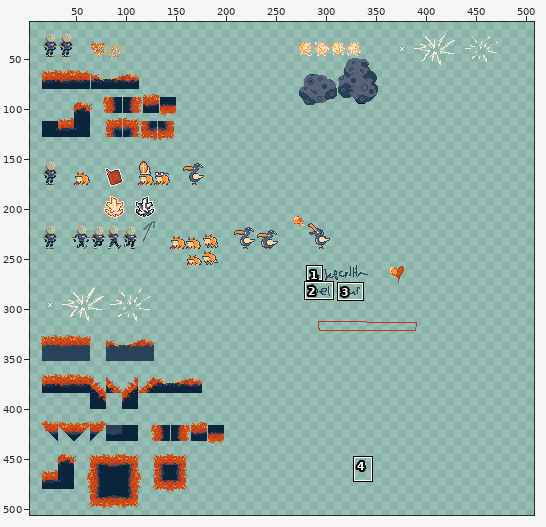
Pixel-art file: LilGuyShooter/Sprites/gamejam-art.aseprite. Above, an overview of the earlier version with the close-up marked.
Close-up. Before the edit:
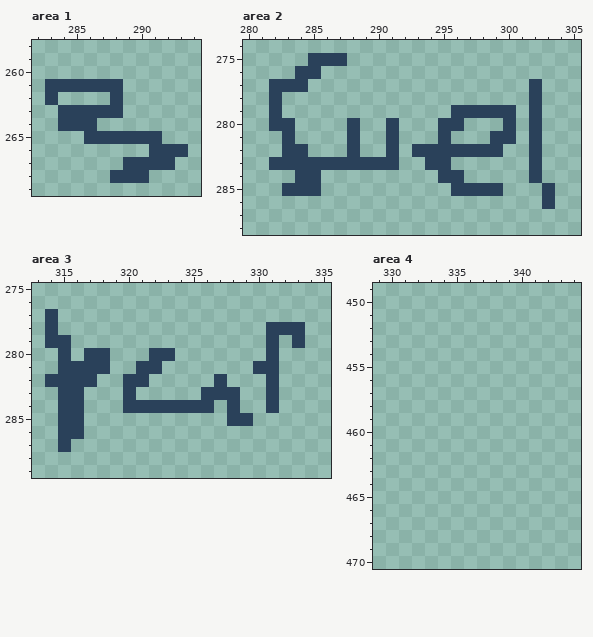
512x512 pixels, 1 frame. Shown: area 1: x 282..294, y 258..269; area 2: x 280..305, y 274..288; area 3: x 313..335, y 275..289; area 4: x 329..344, y 449..470. The wide view leaves out empty margins. The commit also changed other parts of the picture, which this record leaves out.
The same view after the edit:
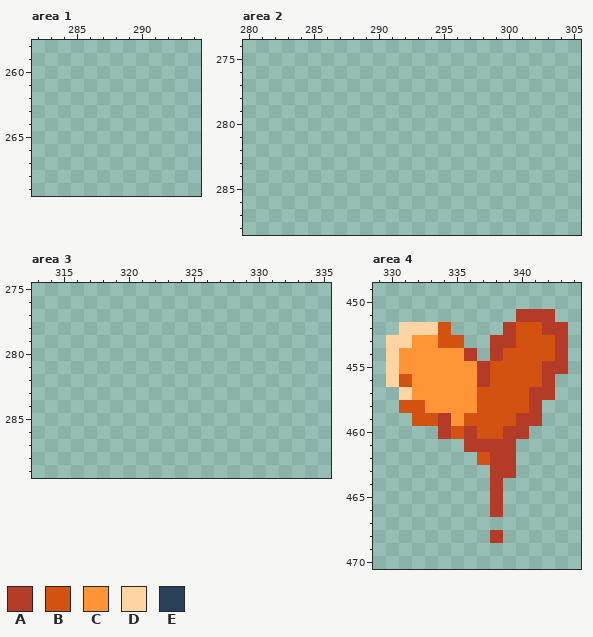
Palette (. is transparent): A #b43b28  B #d45211  C #ff9537  D #ffd4a3  E #2a415a
Diff:
layer "UI" added
--- area 1, layer "Enemies"
@@ x 282..294 @@
 260 .............
-261 .EEEEEE......
-262 .E....E......
-263 ..EEEEE......
-264 ..EEE........
-265 ....EEEEEE...
-266 .........EEE.
-267 .......EEEE..
-268 ......EEE....
+261 .............
+262 .............
+263 .............
+264 .............
+265 .............
+266 .............
+267 .............
+268 .............
 269 .............
--- area 2, layer "Enemies"
@@ x 280..305 @@
 274 ..........................
-275 .....EEE..................
-276 ....EE....................
-277 ..EEE.................E...
-278 ..E...................E...
-279 ..E.............EEEEE.E...
-280 ..EE....E..E...EE...E.E...
-281 ...E....E..E...E...EE.E...
-282 ...EE...E..E.EEEEEEE..E...
-283 ..EEEEEEEEEE..EE......E...
-284 ....EE.........EE.....E...
-285 ...EEE..........EEEE...E..
-286 .......................E..
+275 ..........................
+276 ..........................
+277 ..........................
+278 ..........................
+279 ..........................
+280 ..........................
+281 ..........................
+282 ..........................
+283 ..........................
+284 ..........................
+285 ..........................
+286 ..........................
 287 ..........................
--- area 3, layer "Enemies"
@@ x 313..335 @@
 276 .......................
-277 .E.....................
-278 .E................EEE..
-279 .EE...............E.E..
-280 ..E.EE...EE.......E....
-281 ..EEEE..EE.......EE....
-282 .EEEE..EE.....E...E....
-283 ..EE...E.....EEE..E....
-284 ..EE...EEEEEEE.E..E....
-285 ..EE...........EE......
-286 ..EE...................
-287 ..E....................
+277 .......................
+278 .......................
+279 .......................
+280 .......................
+281 .......................
+282 .......................
+283 .......................
+284 .......................
+285 .......................
+286 .......................
+287 .......................
 288 .......................
--- area 4, layer "UI"
@@ x 329..344 @@
 450 ................
-451 ................
-452 ................
-453 ................
-454 ................
-455 ................
-456 ................
-457 ................
-458 ................
-459 ................
-460 ................
-461 ................
-462 ................
-463 ................
-464 ................
-465 ................
-466 ................
+451 ...........AAA..
+452 ..DDDB....ABBAA.
+453 .DDCCBB..AABBBA.
+454 .DCCCCCA.ABBBBA.
+455 .DCCCCCCABBBBAA.
+456 .DBCCCCCABBBBA..
+457 ..DCCCCCBBBBAA..
+458 ..BBCCCCBBBBA...
+459 ...BBACBBBBAA...
+460 .....ABABBAA....
+461 .......AAAA.....
+462 ........BAA.....
+463 .........AA.....
+464 .........A......
+465 .........A......
+466 .........A......
 467 ................
-468 ................
+468 .........A......
 469 ................
